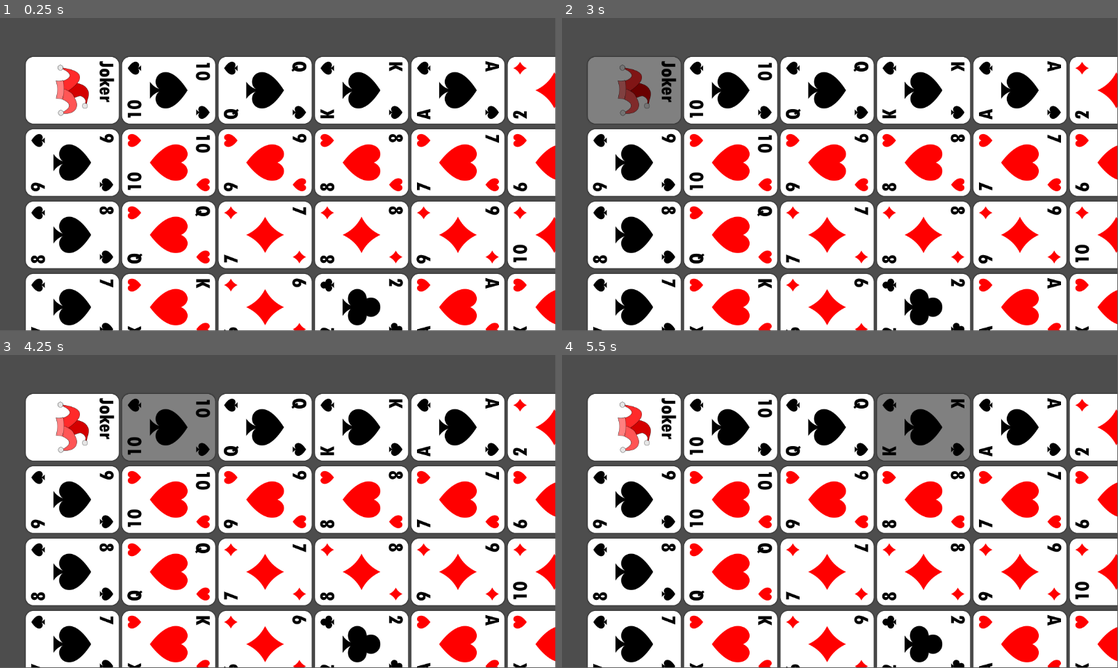
Above: before the commit, frames 1-4 (two rows, left to right).
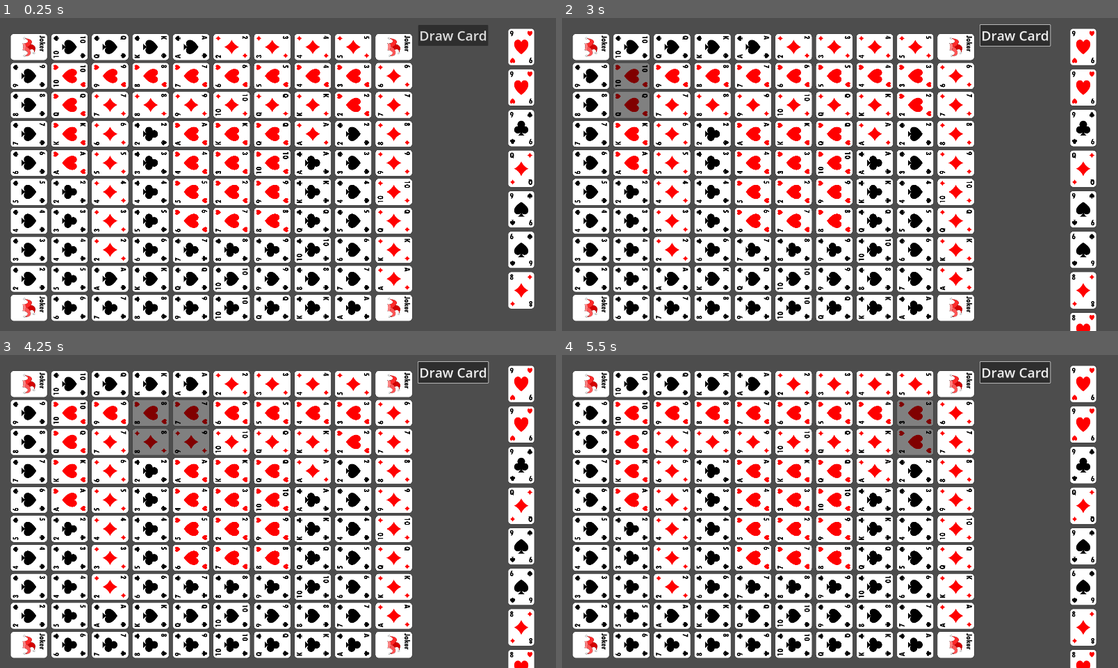
Above: after the commit, the same moments.

Repository: Aaron-Signer/sequence-board-game
Game: Godot game, scene res://scenes/game/game.tscn
Two runs of this game, one before a commit and one after it. Both use one fixed random seed, a clock stepped at 60 frames per second and the inputs below.
Inputs (mouse positions are in pixels of both pictures, inside the frame that each line leads up to):
- Up to frame 1 (0.25 s): no input
- Up to frame 2 (3 s): click (1012, 36) at 0.5 s, where only the run after the commit has a clickable "Draw Card"; click (1012, 36) at 1.25 s, where only the run after the commit has a clickable "Draw Card"; click (1012, 36) at 2 s, where only the run after the commit has a clickable "Draw Card"; tap Enter at 2.75 s; move the mouse to (634, 89) at 2.77 s; press the mouse at (634, 89) at 2.78 s
- Up to frame 3 (4.25 s): tap Space at 3.5 s; move the mouse to (166, 426) at 3.52 s; release the mouse at (166, 426) at 3.53 s; click (166, 426) at 3.6 s
- Up to frame 4 (5.5 s): tap Enter at 4.25 s; move the mouse to (828, 426) at 4.27 s; press the mouse at (828, 426) at 4.28 s; tap Space at 5 s; move the mouse to (923, 426) at 5.02 s; release the mouse at (923, 426) at 5.03 s; click (923, 426) at 5.1 s
In our replay, the window is 799x449 before the commit and 800x450 after it. These sizes can differ from the game's own. Grey fills any space a smaller window leaves; there, only what the larger window draws over its background counts as a difference.

The runs differ from the first frame. In frame 1, 62% of the frame differs, in the area x 1-100%, y 2-100%; in frame 2, 63%; in frame 3, 62%; in frame 4, 63%.

Commit message:
made hand vertical and changed reslution to 1920x1080

Diff:
--- a/project.godot
+++ b/project.godot
@@ -19,6 +19,14 @@
 
 GameState="*res://signals/game_state.gd"
 
+[display]
+
+window/size/viewport_width=1920
+window/size/viewport_height=1080
+window/size/window_width_override=2880
+window/size/window_height_override=1620
+window/stretch/mode="viewport"
+
 [input]
 
 LC={
--- a/scenes/game/card/card.tscn
+++ b/scenes/game/card/card.tscn
@@ -5,7 +5,7 @@
 [ext_resource type="PackedScene" uid="uid://bhagob7t8fdt2" path="res://scenes/game/coin/coin.tscn" id="2_yp3ge"]
 
 [sub_resource type="RectangleShape2D" id="RectangleShape2D_mrf7c"]
-size = Vector2(139.081, 194.591)
+size = Vector2(110.989, 154.854)
 
 [node name="Card" type="Node2D"]
 rotation = 1.5708
@@ -13,24 +13,16 @@
 coin = ExtResource("2_yp3ge")
 
 [node name="CardSprite" type="Sprite2D" parent="."]
-scale = Vector2(0.5, 0.5)
+scale = Vector2(0.325, 0.325)
 texture = ExtResource("2_4vqkv")
 
 [node name="Area2D" type="Area2D" parent="."]
 modulate = Color(0.101241, 0.101241, 0.101241, 1)
 
 [node name="CollisionShape2D" type="CollisionShape2D" parent="Area2D"]
-position = Vector2(0.0211716, -0.0480155)
+position = Vector2(0.216452, -0.080406)
 shape = SubResource("RectangleShape2D_mrf7c")
-
-[node name="Button" type="Button" parent="."]
-visible = false
-offset_left = -70.0
-offset_top = -98.0
-offset_right = 70.0
-offset_bottom = 97.0
 
 [connection signal="input_event" from="Area2D" to="." method="_on_area_2d_input_event"]
 [connection signal="mouse_entered" from="Area2D" to="." method="_on_area_2d_mouse_entered"]
 [connection signal="mouse_exited" from="Area2D" to="." method="_on_area_2d_mouse_exited"]
-[connection signal="pressed" from="Button" to="." method="_on_button_pressed"]
--- a/scenes/game/game.gd
+++ b/scenes/game/game.gd
@@ -53,7 +53,7 @@
 	for row in 10:
 		for col in 10:
 			var card = gcard.instantiate()
-			card.position = Vector2(150 + col*200, 150 + row*150)
+			card.position = Vector2(100 + col*140, 100 + row*100)
 			add_child(card)
 			card.setup2(board[row][col], true)
 
@@ -71,7 +71,7 @@
 		add_child(card)
 		card.setup2(card_val, false)
 		hand.append(card)
-		card.position = Vector2(2200 + i*100, 1000)
+		card.position = Vector2(1800, 100 + i*140)
 		card.rotation = 0
 
 func play_card(card: Card):
@@ -97,7 +97,7 @@
 		hand.append(card)
 		add_child(card)
 		card.setup2(temp_hand[i].card_val_glob, false)
-		card.position = Vector2(2200 + i*100, 1000)
+		card.position = Vector2(1800, 100 + i*140)
 		card.rotation = 0
 
 
--- a/scenes/game/game.tscn
+++ b/scenes/game/game.tscn
@@ -8,10 +8,10 @@
 gcard = ExtResource("2_qrekm")
 
 [node name="Button" type="Button" parent="."]
-offset_left = 2626.0
-offset_top = 26.0
-offset_right = 2868.0
-offset_bottom = 98.0
+offset_left = 1444.0
+offset_top = 24.0
+offset_right = 1686.0
+offset_bottom = 96.0
 theme_override_font_sizes/font_size = 46
 text = "Draw Card"
 
